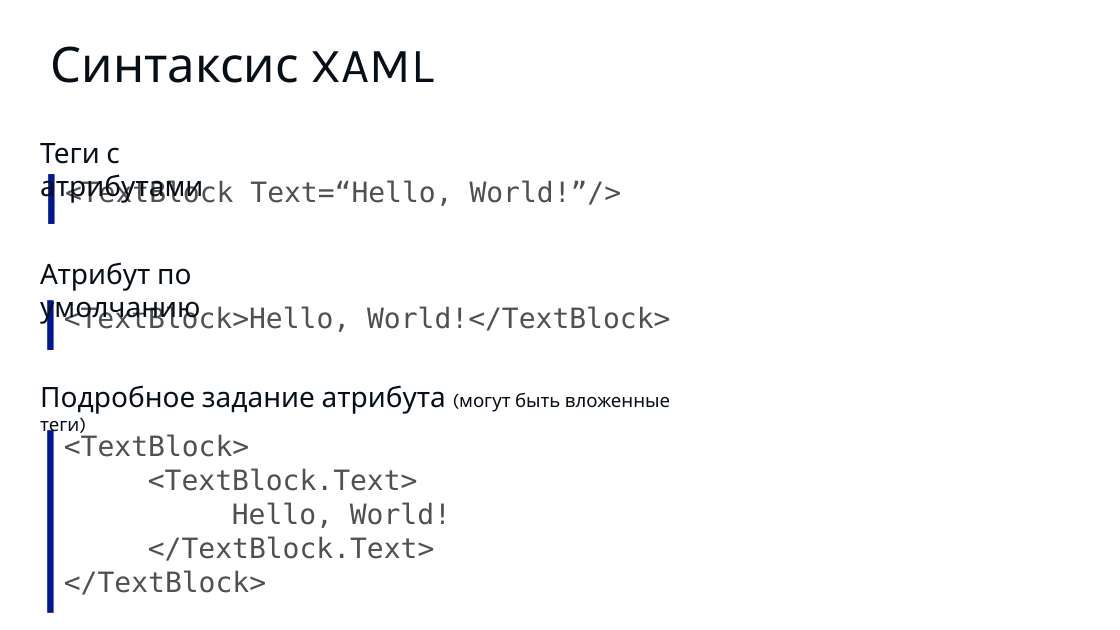
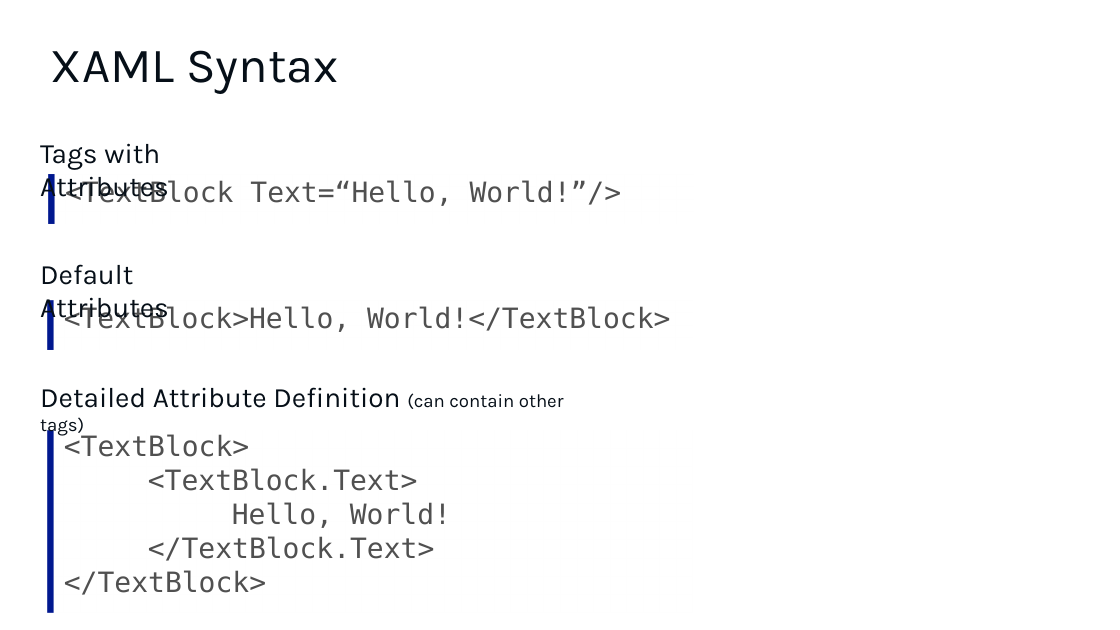
Before and after one commit to evangelism/Win10UWPCourse, a slide deck: slide 2 of 01. Introduction to UWP/1a. XAML Controls.pptx. Drawn at 1120x630 pixels with LibreOffice and Linux fonts; fonts in the diff are those of the drawing. Boxes give left, top, right and bottom in pixels: in the first picture for what was removed or moved away, otherwise in the second. Text is boxed around its words. In the diff, an @@ line names an element or a change of style, - is before the commit and + after.

```diff
--- a/01. Introduction to UWP/1a. XAML Controls.pptx
+++ b/01. Introduction to UWP/1a. XAML Controls.pptx
@@ title at [51,50,338,94]: text changed @@
-Синтаксис XAML
+XAML Syntax
@@ text at [40,143,169,203]: text changed @@
-Теги с атрибутами
+Tags with Attributes
@@ text at [40,264,169,324]: text changed @@
-Атрибут по умолчанию
+Default Attributes
@@ text at [40,387,564,437]: text changed @@
-Подробное задание атрибута (могут быть вложенные теги)
+Detailed Attribute Definition (can contain other tags)
```
Also in this commit, not shown: 10 other slides changed, 1 slide added, 1 slide removed, 15 other files.
